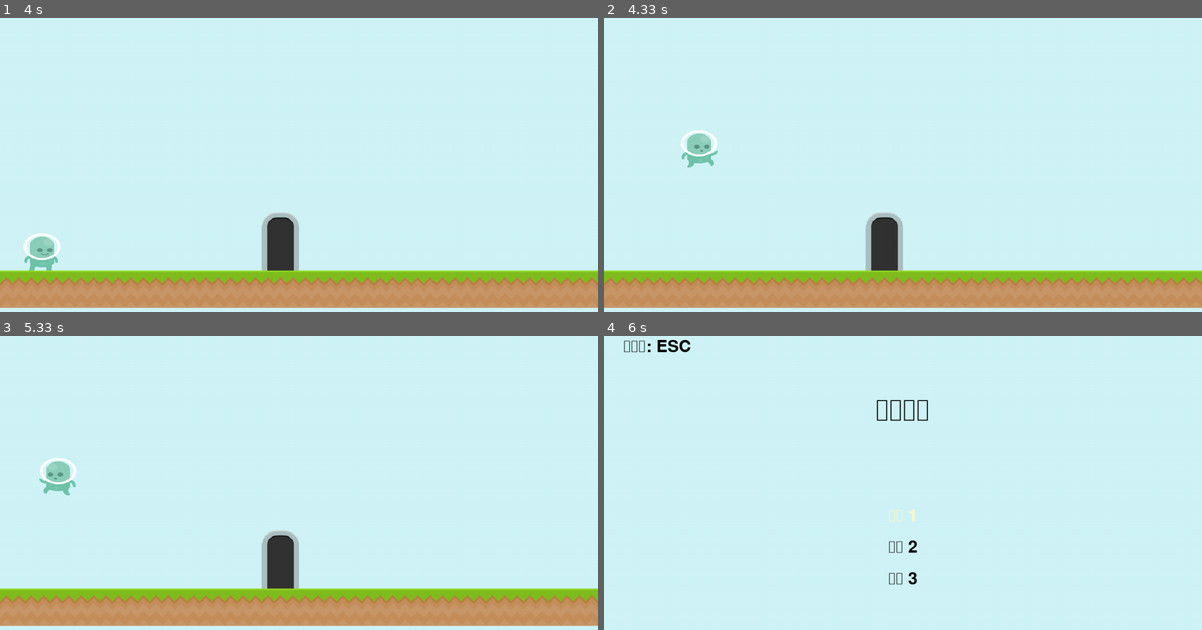
Above: before the commit, frames 1-4 (two rows, left to right).
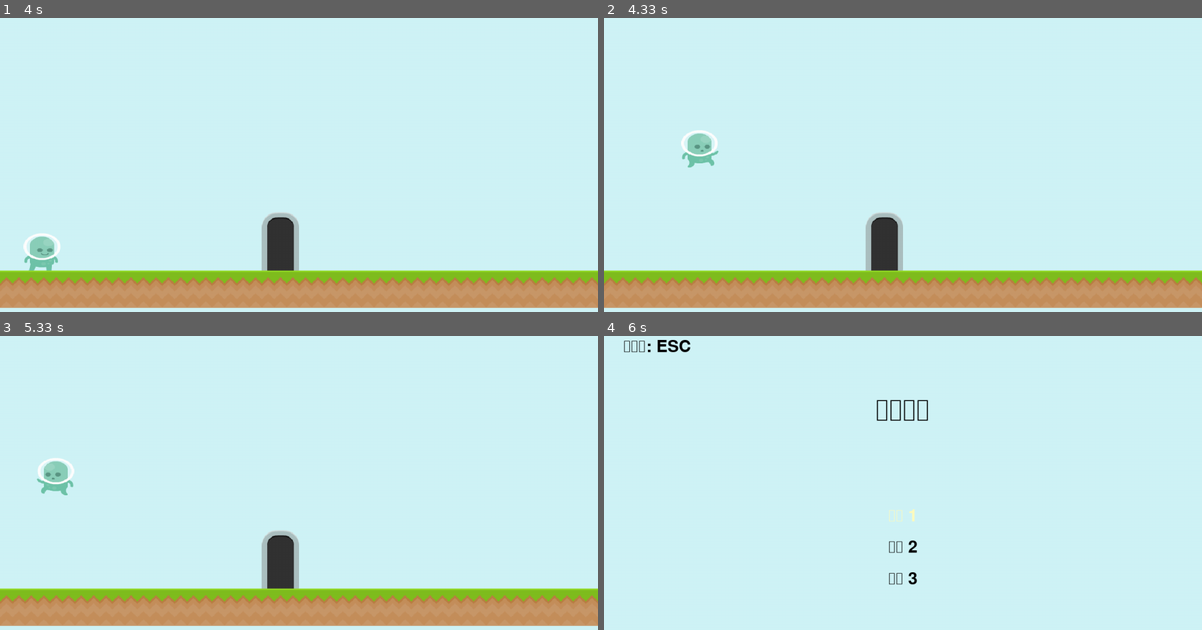
Above: after the commit, the same moments.

Repository: coinmoles/pygame-jam
Game: pygame game, started from main.py
The game is run twice, just before and just after one commit, with the same random seed, the same clock (stepped at 60 frames per second) and the same inputs.
Inputs:
- Up to frame 1 (4 s): hold Up 0.33-0.8 s; tap Enter at 0.83, 1.6, 2.33, 2.67 s; hold F 1.17-1.57 s; hold Left 1.17-1.57 s; hold Up 1.93-2.3 s; tap Space at 2, 3.07, 3.37, 3.57, 3.87 s; hold Left 3-3.47 s; hold Right 3.5-3.97 s
- Up to frame 2 (4.33 s): hold Right from 4 s (still down); tap Space at 4.07 s
- Up to frame 3 (5.33 s): tap Space at 4.37, 4.57, 4.87, 5.13 s; release Right at 4.47 s; hold Left 4.5-5.03 s; hold Left from 5.07 s (still down)
- Up to frame 4 (6 s): tap Space at 5.43 s; release Left at 5.47 s; tap D at 5.5 s; tap Enter at 5.83 s

Frame 1 is identical in both runs. In frame 2, less than 0.1% of the frame differs, in the area x 12-20%, y 39-51%; in frame 3, 0.3%, in the area x 6-13%, y 41-55%; in frame 4, nothing differs.

Commit message:
Added stage 1-6

Diff:
--- a/Entity/Player.py
+++ b/Entity/Player.py
@@ -7,9 +7,9 @@
 
 from globals import GLOBALS
 
-GROUND_ACC = 1.0
+GROUND_ACC = 2
 AIR_ACC = 0.3
-GROUND_FRIC = -0.15
+GROUND_FRIC = -0.3
 AIR_FRIC = -0.05
 
 P0_STAND = [
@@ -113,11 +113,11 @@
 
         if self.grounded:
             if pressed_keys[pg.K_LEFT]:
-                self.vel.x = GROUND_ACC / GROUND_FRIC
+                self.acc.x = -GROUND_ACC
                 self.flip = (True, False)
                 self.set_animation("walk")
             elif pressed_keys[pg.K_RIGHT]:
-                self.vel.x = - GROUND_ACC / GROUND_FRIC
+                self.acc.x = GROUND_ACC
                 self.flip = (False, False)
                 self.set_animation("walk")
             else:
--- a/Scene/GameScene.py
+++ b/Scene/GameScene.py
@@ -84,7 +84,7 @@
                 self.player.paused = True
                 self.player.set_transform(event.item_id)
                 self.player.set_animation("transform")
-                pg.time.set_timer(TRANSFORM_END, 1000, 1)
+                pg.time.set_timer(TRANSFORM_END, 980, 1)
 
         elif event.type == TRANSFORM_END:
             self.player.active = True
@@ -122,10 +122,10 @@
                 self.player.grounded = False
 
             if min_left is not None:
-                self.player.set_x(min_left - UNITSIZE * 2 / 3 - 1)
+                self.player.set_x(min_left - UNITSIZE * 2 / 3 - 3)
                 self.player.vel.x = 0
             if max_right is not None:
-                self.player.set_x(max_right)
+                self.player.set_x(max_right + 3)
                 self.player.vel.x = 0
             if max_bottom is not None:
                 self.player.set_y(max_bottom)
--- a/SceneData/chapter1/stage1_6.py
+++ b/SceneData/chapter1/stage1_6.py
@@ -1,12 +1,16 @@
 stage1_6 = """
-....................................................
-....................................................
-....................................................
-....................................................
-....................................................
-.......y............................................
-....................................................
-....................................................
-..s.G..h..u.........................................
-pppppppppppppppppppppppppppppppppppppppppppppppppppp
+........................................................
+........................................................
+.............................j..........................
+........................................................
+.......................................c.............d..
+....................................ppppp....ppppppppppp
+............................kk......ppppp........ppppppp
+.......c.j...........c...J..pp...kkkppppp........ppppppp
+....ppppppp.....pppppppppppppppppppppppppkkkk..j.ppppppp
+....ppppppp.....pppppppppppppppppppppppppppppppppppppppp
+.s.Jppppppp.....pppppppppppppppppppppppppppppppppppppppp
+pppppppppppkkkkkpppppppppppppppppppppppppppppppppppppppp
+pppppppppppppppppppppppppppppppppppppppppppppppppppppppp
+pppppppppppppppppppppppppppppppppppppppppppppppppppppppp
 """
--- a/SceneData/chapter2/stage2_1.py
+++ b/SceneData/chapter2/stage2_1.py
@@ -3,9 +3,9 @@
 .................................................
 .................................................
 .................................................
-......................................pppp.......
-..............gpgp....................gpgp.......
-.s............pgpg........c...........pgpg..d....
-ppppppppppppppppppppppppppppppppppppppppppppppppp
-ppppppppppppppppppppppppppppppppppppppppppppppppp
+......................................qqqq.......
+..............gqgq....................gqgq.......
+.s............qgqg........c...........qgqg..d....
+qqqqqqqqqqqqqqqqqqqqqqqqqqqqqqqqqqqqqqqqqqqqqqqqq
+qqqqqqqqqqqqqqqqqqqqqqqqqqqqqqqqqqqqqqqqqqqqqqqqq
 """
--- a/SceneData/chapter2/stage2_2.py
+++ b/SceneData/chapter2/stage2_2.py
@@ -1,14 +1,14 @@
 stage2_2 = """
-................p..............................
-................p..............................
-................p..............................
-................p..............................
-................p........c.....................
-................p.......pg.....................
-................p.......gp.....................
-...............cpJ......pp..........kgpg.......
-...............ggg......gg..........pgpg.......
-.s......................gp.......J..pppp..d....
-pppkkpkkpkkpkkppppppppppppppkkpkkpppppppppppppp
-ppppppppppppppppppppppppppppppppppppppppppppppp
+................q..............................
+................q..............................
+................q..............................
+................q..............................
+................q........c.....................
+................q.......qg.....................
+................q.......gq.....................
+...............cqJ......qq..........kgqg.......
+...............ggg......gg..........qgqg.......
+.s......................gq.......J..qqqq..d....
+qqqkkqkkqkkqkkqqqqqqqqqqqqqqkkqkkqqqqqqqqqqqqqq
+qqqqqqqqqqqqqqqqqqqqqqqqqqqqqqqqqqqqqqqqqqqqqqq
 """
--- a/SceneData/chapter2/stage2_3.py
+++ b/SceneData/chapter2/stage2_3.py
@@ -2,12 +2,12 @@
 ....................................................
 ....................................................
 ....................................................
-.............................pppppppp...............
-.............................gppppppp...............
-........pppppp...............pppppppp...............
-........gppppp...............pppppppp...............
-........pppppp...............pppppppp...............
-........gppppp...............gppppppp...............
-.s......pppppp...c....j......pppppppp........d......
-pppppppppppppppppppppppppppppppppppppppppppppppppppp
+.............................qqqqqqqq...............
+.............................gqqqqqqq...............
+........qqqqqq...............qqqqqqqq...............
+........gqqqqq...............qqqqqqqq...............
+........qqqqqq...............qqqqqqqq...............
+........gqqqqq...............gqqqqqqq...............
+.s......qqqqqq...c....j......qqqqqqqq........d......
+qqqqqqqqqqqqqqqqqqqqqqqqqqqqqqqqqqqqqqqqqqqqqqqqqqqq
 """
--- a/SceneData/chapter_menu/chapter1.py
+++ b/SceneData/chapter_menu/chapter1.py
@@ -2,10 +2,10 @@
 ................................
 .^.&.(..*.......................
 ................................
-................................
-................................
-..........2.....................
-.s.....1..p...3...4...5.........
+...................5............
+..................ppp...........
+........2..3......ppp...........
+.s...1.ppppppp.4.Jppp.6.7.8..9..
 pppppppppppppppppppppppppppppppp
 pppppppppppppppppppppppppppppppp
 """
--- a/SceneData/parse_menu.py
+++ b/SceneData/parse_menu.py
@@ -6,16 +6,14 @@
 from Entity.BackgroundObject.DoorTop import DoorTop
 from Entity.Door import Door
 from Entity.GrassPlatform import GrassPlatform
-from Entity.KillPlatform import KillPlatform
-from Entity.Item.JumpItem import JumpItem
-from Entity.Cannon import Cannon
-from constants import COLORS, UNITSIZE
-from Entity.Platform import Platform
+from Entity.JumpPlatform import JumpPlatform
+from constants import UNITSIZE
 from globals import GLOBALS
 
 TOKENS: Final[Dict[str, str]] = {
     "GrassPlatform": "p",
     "SpawnPoint": "s",
+    "JumpPlatform": "J",
     "Control1": "!",
     "Control2": "@",
     "Control3": "#",
@@ -52,6 +50,9 @@
                 else:
                     entities.add(GrassPlatform(position, True))
 
+            if m[i][j] == TOKENS["JumpPlatform"]:
+                entities.add(JumpPlatform(position))
+
             if m[i][j] == TOKENS["SpawnPoint"]:
                 player_spawn = position
 
--- a/SceneData/parse_stage.py
+++ b/SceneData/parse_stage.py
@@ -76,7 +76,6 @@
                 else:
                     entities.add(Spike(position, 2))
 
-
             if m[i][j] == TOKENS["JumpPlatform"]:
                 entities.add(JumpPlatform(position))
 
